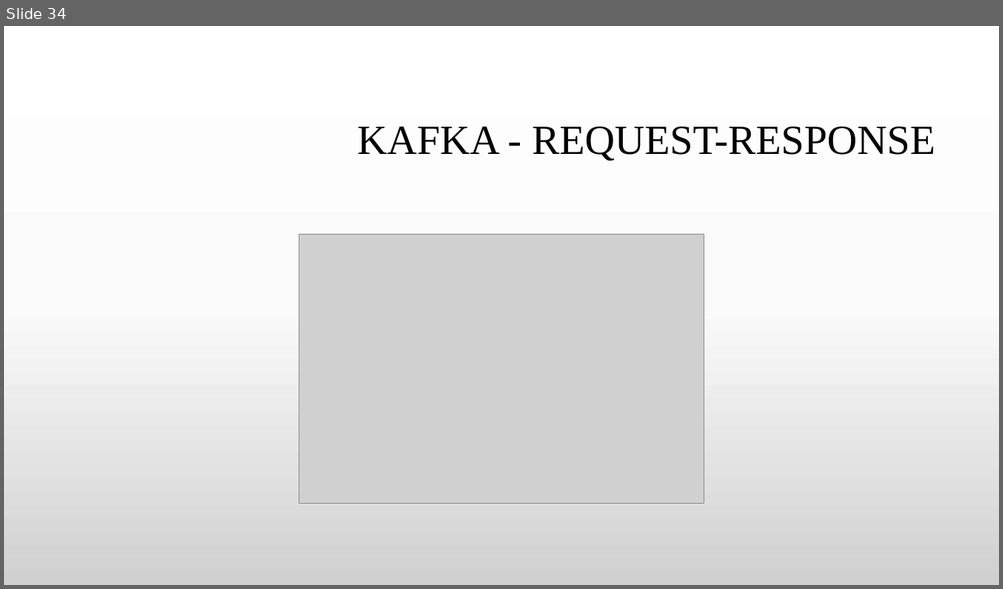
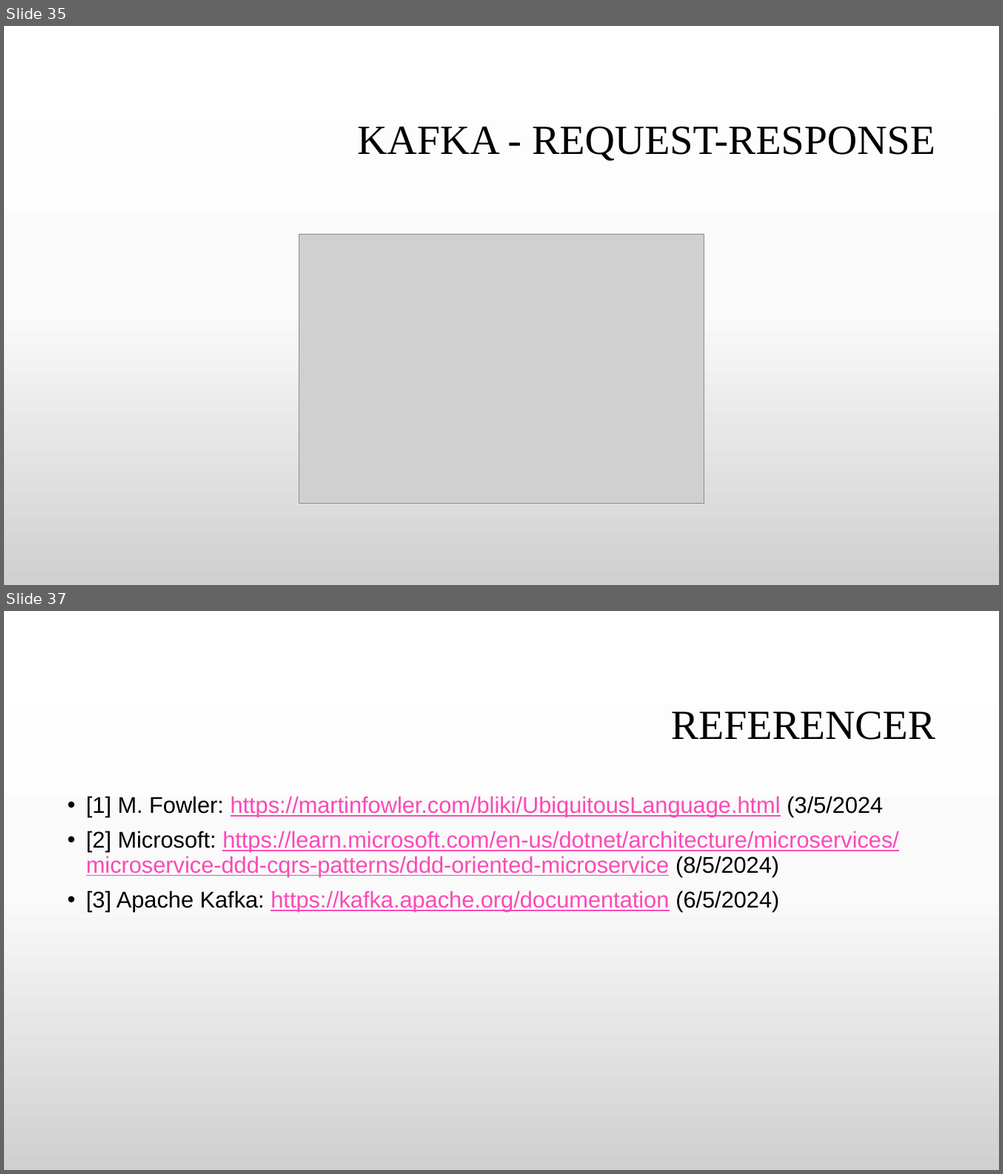
Before and after one commit to GitDeveloperBel/Kafka, a slide deck: presentation.pptx. Shown one above the other, each under a label of ours: slide 34 before the commit, slides 35 and 37 after it; the slides between them are not shown. The pictures are 1003x589 and 1003x1174 pixels, drawn with LibreOffice and Linux fonts; fonts in the diff are those of the drawing; grey boxes stand for pictures; background and template pictures are left out. Boxes give left, top, right and bottom in pixels: in the first picture for what was removed or moved away, otherwise in the second. Text is boxed around its words. In the diff, an @@ line names an element or a change of style, - is before the commit and + after.

Commit message:
more presentation and improved kafka

```diff
--- a/presentation.pptx
+++ b/presentation.pptx
@@ slide 37 added at <box>4,611,999,1170</box>, background gradient #FFFFFF to #FBFBFB to #D1D1D1 @@
@@ title added at <box>671,712,935,740</box>, 40 pt, text #000000 @@
+REFERENCER
@@ text added at <box>86,796,899,911</box>, 22 pt, text #FB4AB6, underline @@
+• [1] M. Fowler: https://martinfowler.com/bliki/UbiquitousLanguage.html (3/5/2024
+• [2] Microsoft: https://learn.microsoft.com/en-us/dotnet/architecture/microservices/microservice-ddd-cqrs-patterns/ddd-oriented-microservice (8/5/2024)
+• [3] Apache Kafka: https://kafka.apache.org/documentation (6/5/2024)
@@ what was slide 34 is now slide 35 @@
```
Also in this commit, not shown: 7 slides changed, 1 other slide added, 13 other files.
